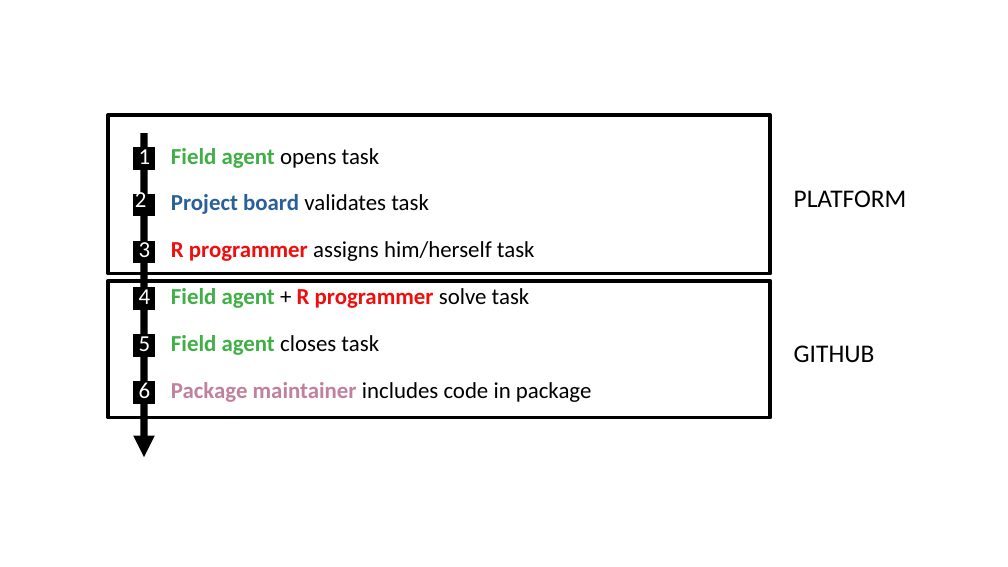
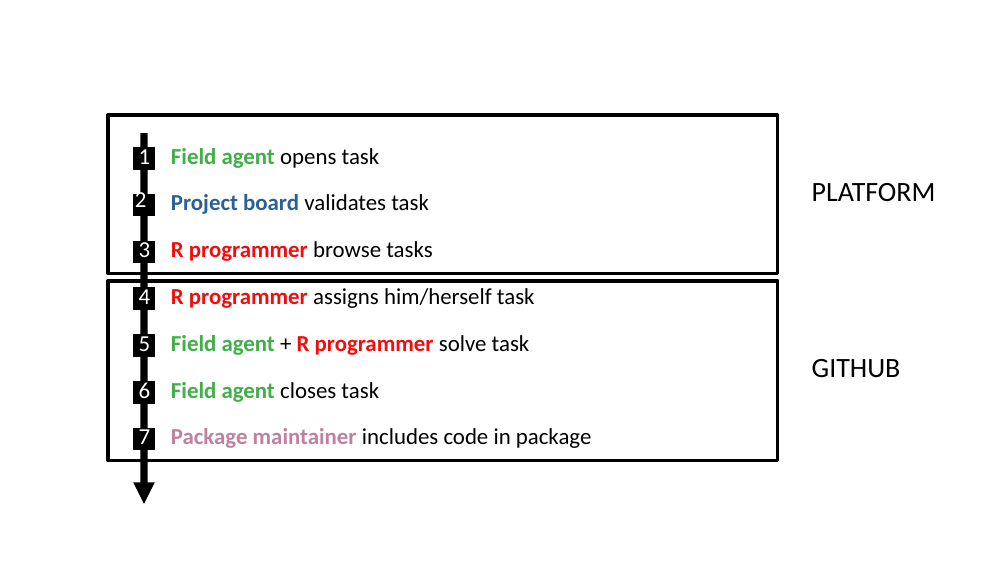
Before and after one commit to matthieugold/covid-19-challenge, a slide deck: slide 42 of docs/dscc_presentation/dscc_presentation.odp (slide 41 before the commit). Drawn at 1008x567 pixels with LibreOffice and Linux fonts; fonts in the diff are those of the drawing. Boxes give left, top, right and bottom in pixels: in the first picture for what was removed or moved away, otherwise in the second. Text is boxed around its words. In the diff, an @@ line names an element or a change of style, - is before the commit and + after.

```diff
--- a/docs/dscc_presentation/dscc_presentation.odp
+++ b/docs/dscc_presentation/dscc_presentation.odp
@@ rectangle resized from (x1=108, y1=115, x2=770, y2=273) to (x1=108, y1=115, x2=777, y2=273) @@
@@ arrow moved from (144, 134) - (144, 457) to (144, 134) - (144, 504) @@
@@ text "PLATFORM" at (x1=812, y1=183, x2=936, y2=201): size 20 to 22 pt @@
@@ text "PLATFORM" moved from (x1=794, y1=190, x2=907, y2=207) to (x1=812, y1=183, x2=936, y2=201) @@
@@ text added at (x1=171, y1=241, x2=432, y2=261), 18 pt, text #F10D0C, bold @@
+R programmer browse tasks
@@ rectangle resized from (x1=108, y1=281, x2=770, y2=418) to (x1=108, y1=281, x2=777, y2=461) @@
@@ text "GITHUB" moved from (x1=794, y1=345, x2=875, y2=363) to (x1=812, y1=359, x2=901, y2=378) @@
@@ text "GITHUB" at (x1=812, y1=359, x2=901, y2=378): size 20 to 22 pt @@
@@ 4 texts moved together from (x1=171, y1=241, x2=592, y2=402) to (x1=171, y1=288, x2=592, y2=448) @@
@@ rectangle added at (x1=134, y1=429, x2=155, y2=451), fill #000000, outline #000000 0 pt @@
@@ text added at (x1=139, y1=425, x2=151, y2=451), 18 pt, text #FFFFFF @@
+7
```
Also in this commit, not shown: 8 other slides changed, 3 slides added, 5 slides removed, 2 other files.
